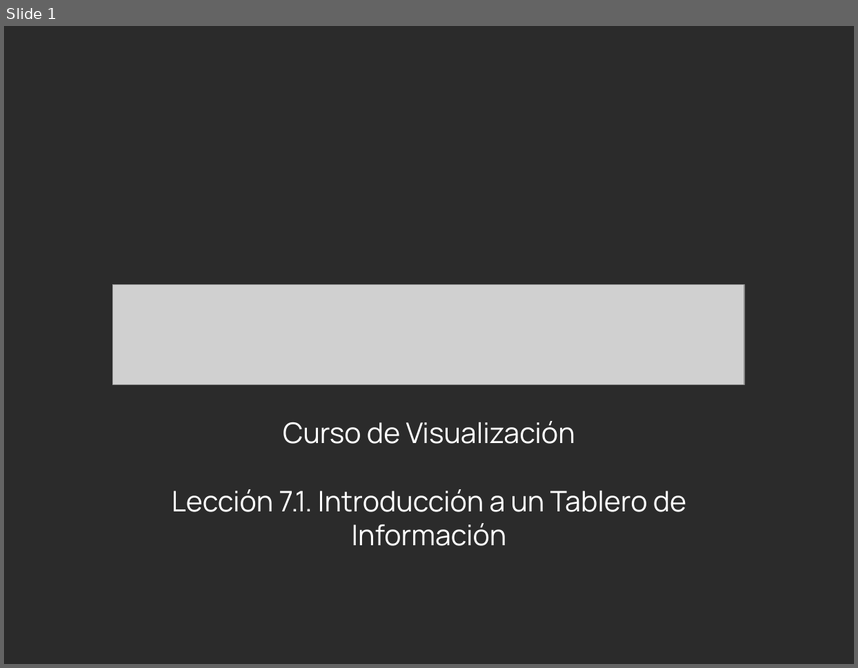
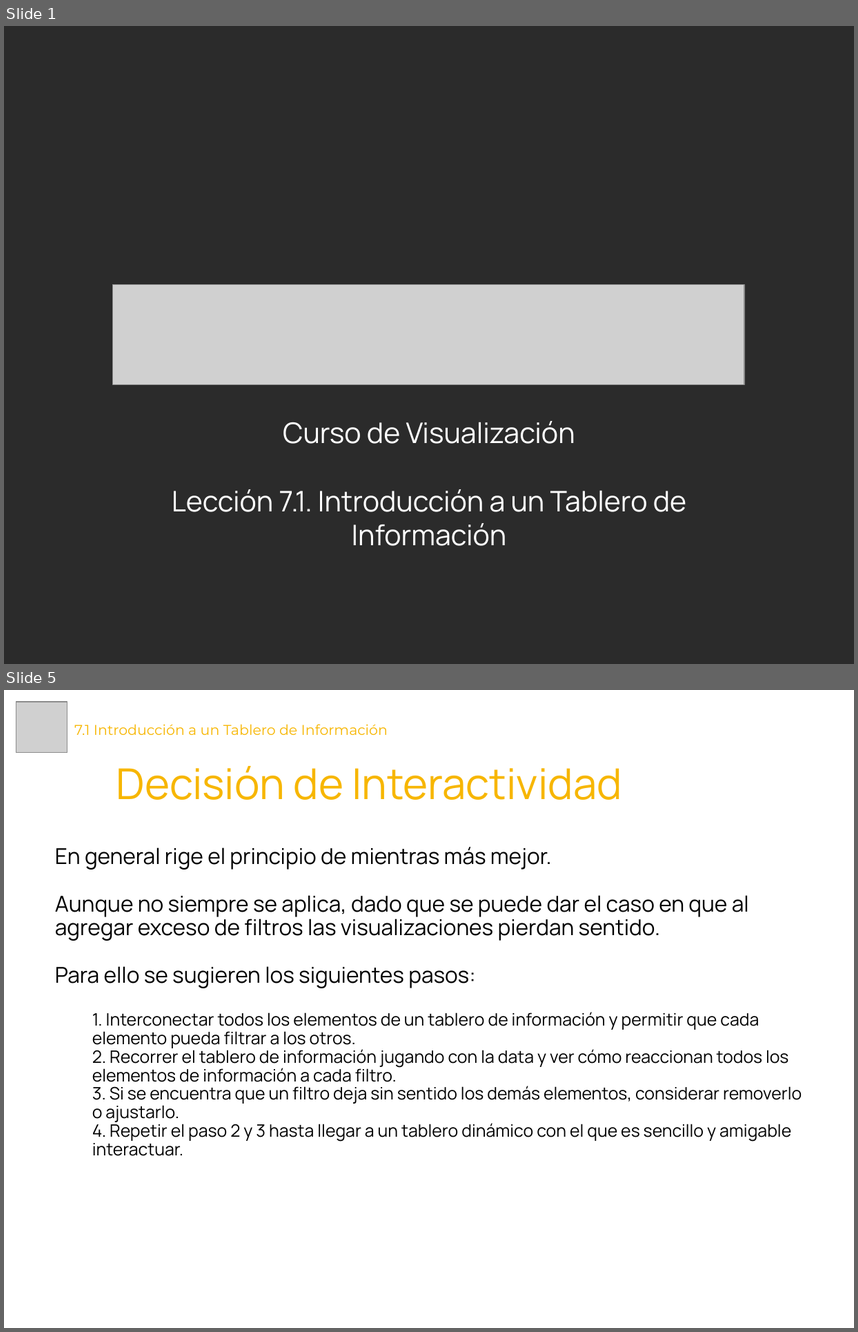
Before and after one commit to Laboratoria/curriculum, a slide deck: 18-data-visualization/Contenido Semana 3/7.1. Presentación - Introducción a un Tablero de Información.pptx. Shown one above the other, each under a label of ours: slide 1 before the commit, slides 1 and 5 after it; the slides between them are not shown. The pictures are 858x668 and 858x1332 pixels, drawn with LibreOffice and Linux fonts; fonts in the diff are those of the drawing; grey boxes stand for pictures; background and template pictures are left out; a plain dark background stands for a picture behind light text. Boxes give left, top, right and bottom in pixels: in the first picture for what was removed or moved away, otherwise in the second. Text is boxed around its words. In the diff, an @@ line names an element or a change of style, - is before the commit and + after.

```diff
--- a/18-data-visualization/Contenido Semana 3/7.1. Presentación - Introducción a un Tablero de Información.pptx
+++ b/18-data-visualization/Contenido Semana 3/7.1. Presentación - Introducción a un Tablero de Información.pptx
@@ slide 5 added at (x1=4, y1=690, x2=854, y2=1328), background #FFFFFF @@
@@ picture added at (x1=16, y1=702, x2=67, y2=753) @@
@@ title added at (x1=74, y1=724, x2=388, y2=735), 12 pt, text #F7B600 @@
+7.1 Introducción a un Tablero de Información
@@ text added at (x1=116, y1=766, x2=622, y2=800), 36 pt, text #F7B600 @@
+Decisión de Interactividad
@@ text added at (x1=55, y1=847, x2=802, y2=1156), 14.5 pt, text #000000 @@
+En general rige el principio de mientras más mejor.
+Aunque no siempre se aplica, dado que se puede dar el caso en que al agregar exceso de filtros las visualizaciones pierdan sentido.
+Para ello se sugieren los siguientes pasos:
+  1. Interconectar todos los elementos de un tablero de información y permitir que cada elemento pueda filtrar a los otros.
+  2. Recorrer el tablero de información jugando con la data y ver cómo reaccionan todos los elementos de información a cada filtro.
+  3. Si se encuentra que un filtro deja sin sentido los demás elementos, considerar removerlo o ajustarlo.
+  4. Repetir el paso 2 y 3 hasta llegar a un tablero dinámico con el que es sencillo y amigable interactuar.
```
Also in this commit, not shown: 1 slide changed, 2 other slides added, 1 slide removed, 9 other files.
